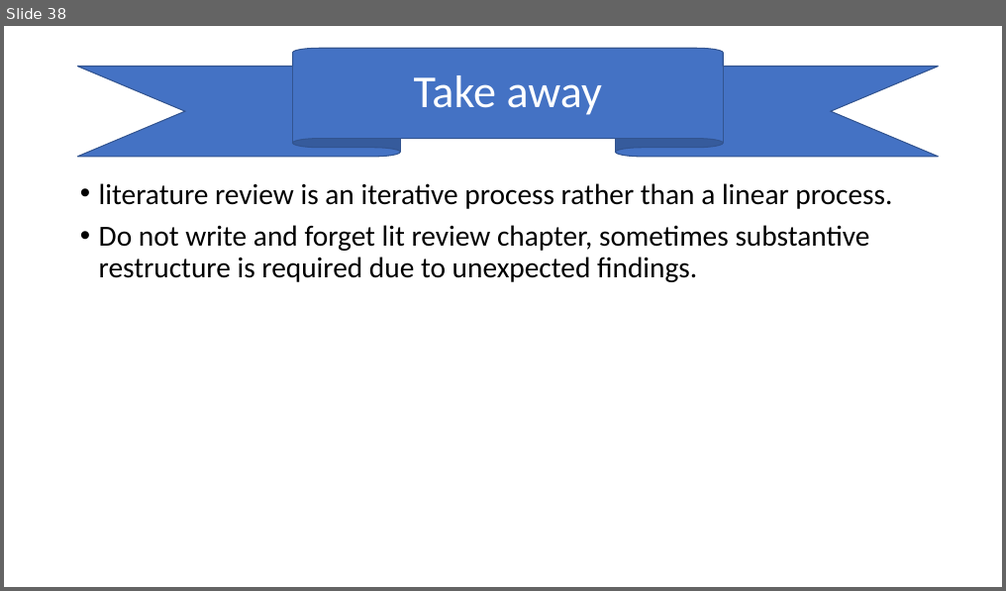
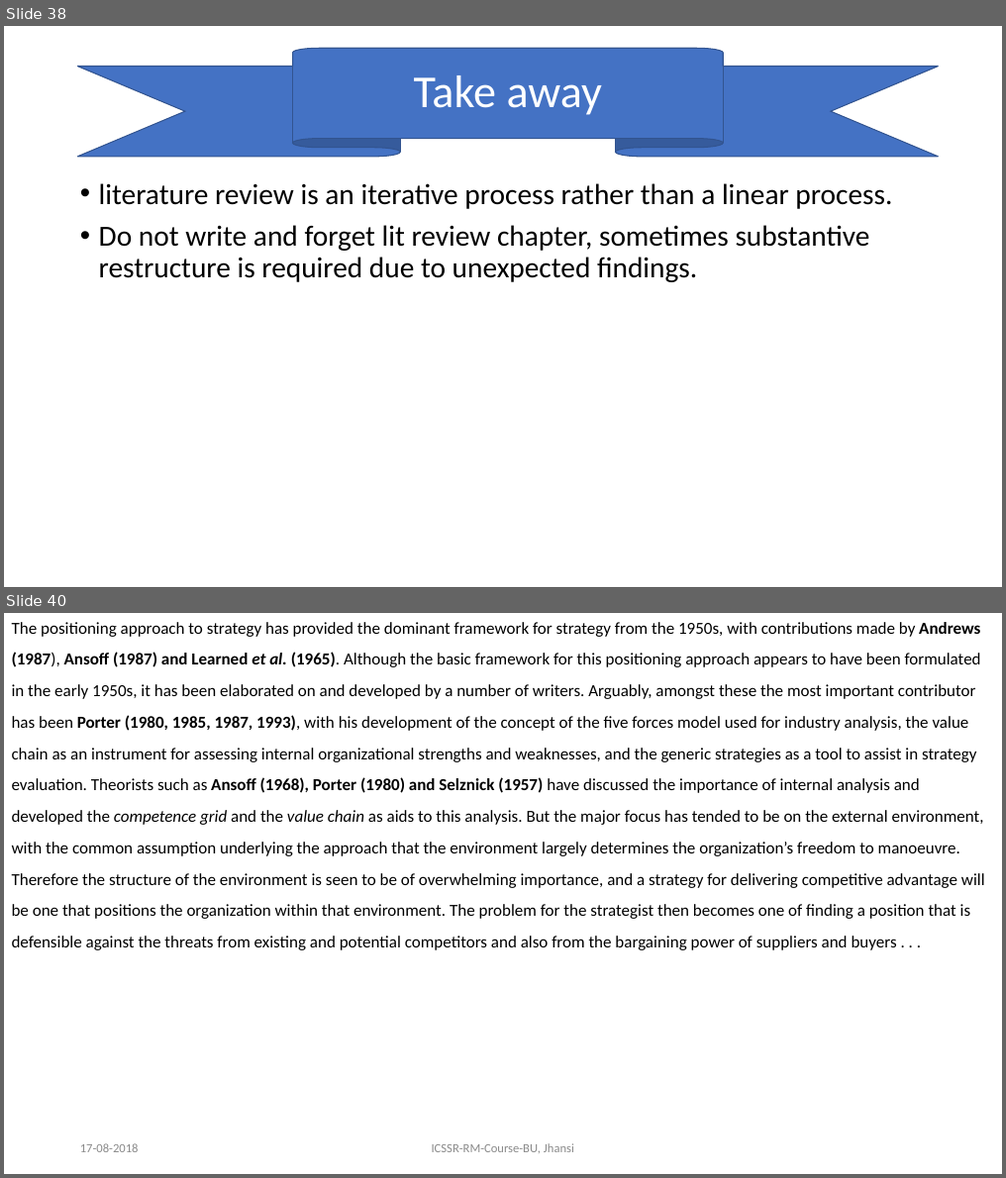
Before and after one commit to dlisbbau/mlis, a slide deck: Vinit-MLIS-104-01-Research Basics.pptx. Shown one above the other, each under a label of ours: slide 38 before the commit, slides 38 and 40 after it; the slides between them are not shown. The pictures are 1006x591 and 1006x1178 pixels, drawn with LibreOffice and Linux fonts; fonts in the diff are those of the drawing. Boxes give left, top, right and bottom in pixels: in the first picture for what was removed or moved away, otherwise in the second. Text is boxed around its words. In the diff, an @@ line names an element or a change of style, - is before the commit and + after.

```diff
--- a/Vinit-MLIS-104-01-Research Basics.pptx
+++ b/Vinit-MLIS-104-01-Research Basics.pptx
@@ slide 40 added at (4, 613, 1002, 1174), background #FFFFFF @@
@@ text added at (12, 622, 985, 951), 28 pt, text #000000 @@
+The positioning approach to strategy has provided the dominant framework for strategy from the 1950s, with contributions made by Andrews (1987), Ansoff (1987) and Learned et al. (1965). Although the basic framework for this positioning approach appears to have been formulated in the early 1950s, it has been elaborated on and developed by a number of writers. Arguably, amongst these the most important contributor has been Porter (1980, 1985, 1987, 1993), with his development of the concept of the five forces model used for industry analysis, the value chain as an instrument for assessing internal organizational strengths and weaknesses, and the generic strategies as a tool to assist in strategy evaluation. Theorists such as Ansoff (1968), Porter (1980) and Selznick (1957) have discussed the importance of internal analysis and developed the competence grid and the value chain as aids to this analysis. But the major focus has tended to be on the external environment, with the common assumption underlying the approach that the environment largely determines the organization’s freedom to manoeuvre. Therefore the structure of the environment is seen to be of overwhelming importance, and a strategy for delivering competitive advantage will be one that positions the organization within that environment. The problem for the strategist then becomes one of finding a position that is defensible against the threats from existing and potential competitors and also from the bargaining power of suppliers and buyers . . .
@@ text added at (80, 1144, 139, 1153), 12 pt, text #8C8C8C @@
+17-08-2018
@@ text added at (432, 1144, 574, 1154), 12 pt, text #8C8C8C @@
+ICSSR-RM-Course-BU, Jhansi
```
Also in this commit, not shown: 1 slide changed, 3 other slides added, 1 other file.
